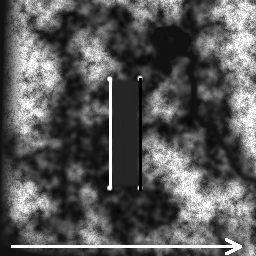
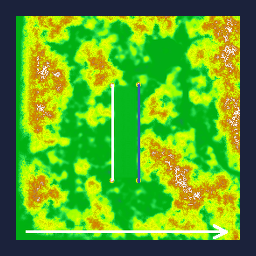
Layer changes from the first 256x256 image to the second:
painted on "landscape.bmp" over (0, 0, 256, 256)
added layer "bg" over (0, 0, 256, 256)
